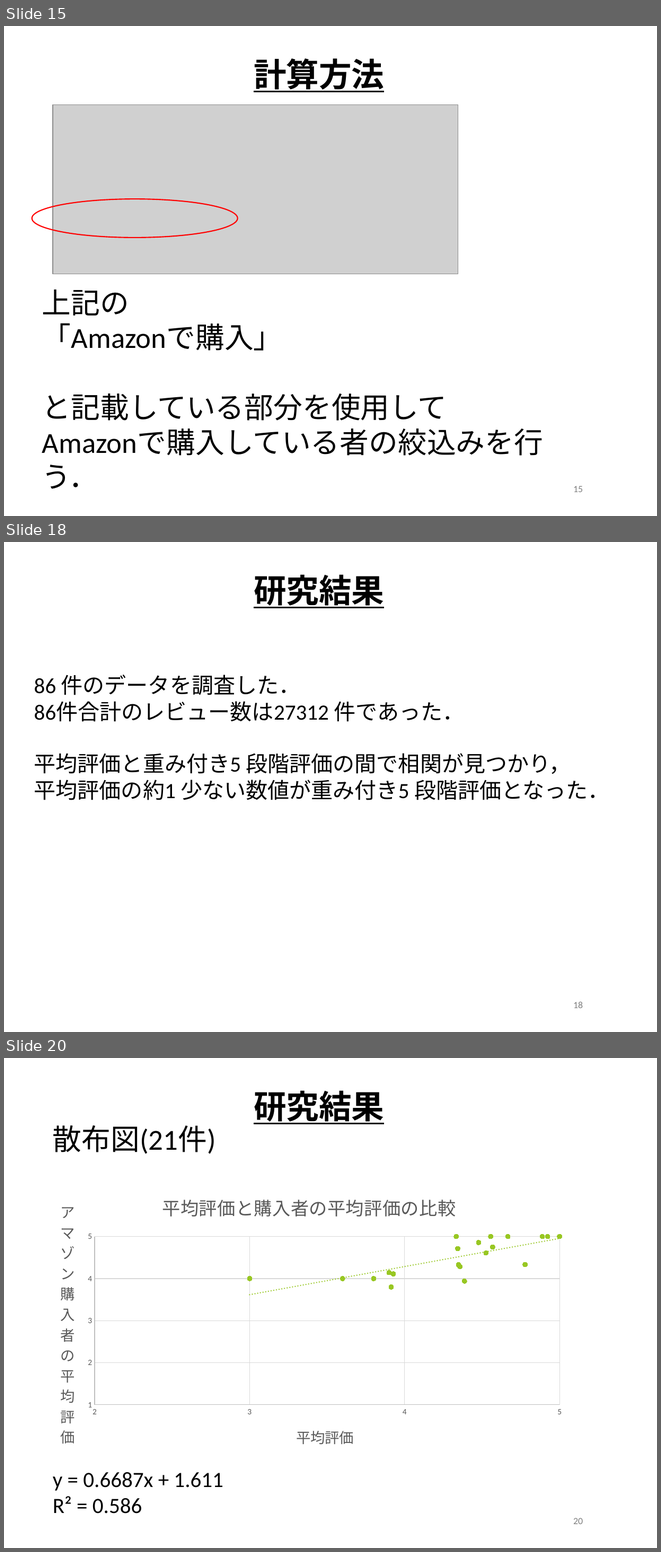
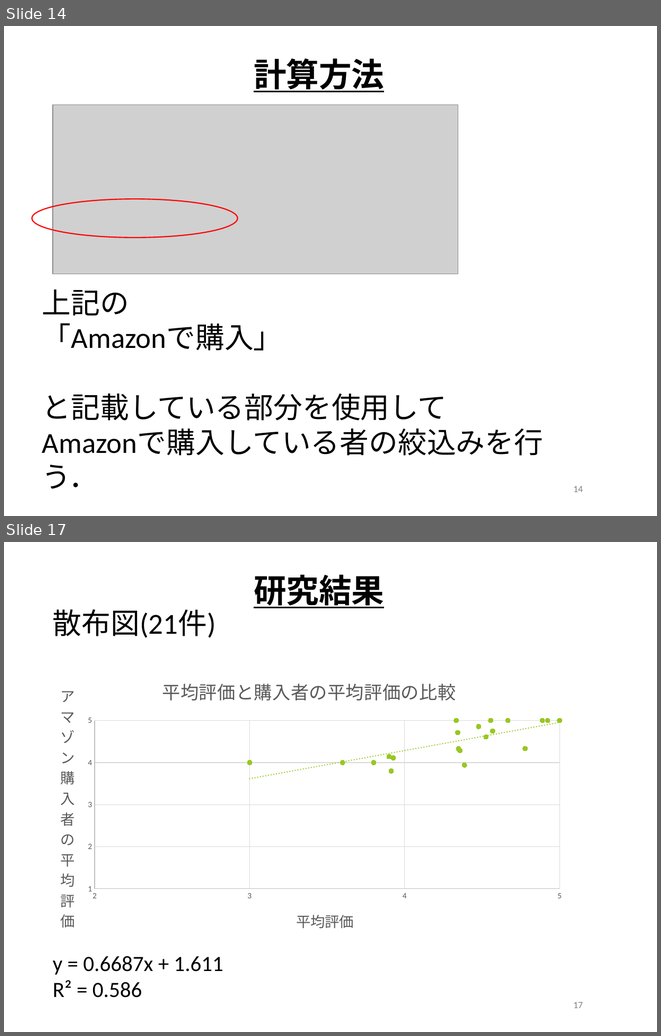
Before and after one commit to keimatsui/kadai, a slide deck: 卒業論文/2014/齋藤勇也/最終発表/卒業論文発表資料.pptx. Shown one above the other, each under a label of ours: slides 15, 18 and 20 before the commit, slides 14 and 17 after it; the slides between them are not shown. The pictures are 661x1552 and 661x1036 pixels, drawn with LibreOffice and Linux fonts; fonts in the diff are those of the drawing; grey boxes stand for pictures; background and template pictures are left out. Boxes give left, top, right and bottom in pixels: in the first picture for what was removed or moved away, otherwise in the second. Text is boxed around its words. In the diff, an @@ line names an element or a change of style, - is before the commit and + after.

```diff
--- a/卒業論文/2014/齋藤勇也/最終発表/卒業論文発表資料.pptx
+++ b/卒業論文/2014/齋藤勇也/最終発表/卒業論文発表資料.pptx
@@ slide 18 removed at bbox=[4, 542, 657, 1032], background #FFFFFF @@
@@ text removed at bbox=[254, 574, 384, 608] @@
-研究結果
@@ text removed at bbox=[34, 674, 609, 800] @@
-86 件のデータを調査した．
-86件合計のレビュー数は27312 件であった．
-平均評価と重み付き5 段階評価の間で相関が見つかり，
-平均評価の約1 少ない数値が重み付き5 段階評価となった．
@@ page number removed at bbox=[573, 1002, 583, 1008] @@
-18
@@ what was slide 15 is now slide 14 @@
@@ page number at bbox=[573, 486, 583, 492]: text changed @@
-15
+14
@@ what was slide 20 is now slide 17 @@
@@ page number at bbox=[573, 1002, 583, 1008]: text changed @@
-20
+17
```
Also in this commit, not shown: 6 slides changed, 1 slide added, 2 other slides removed.
